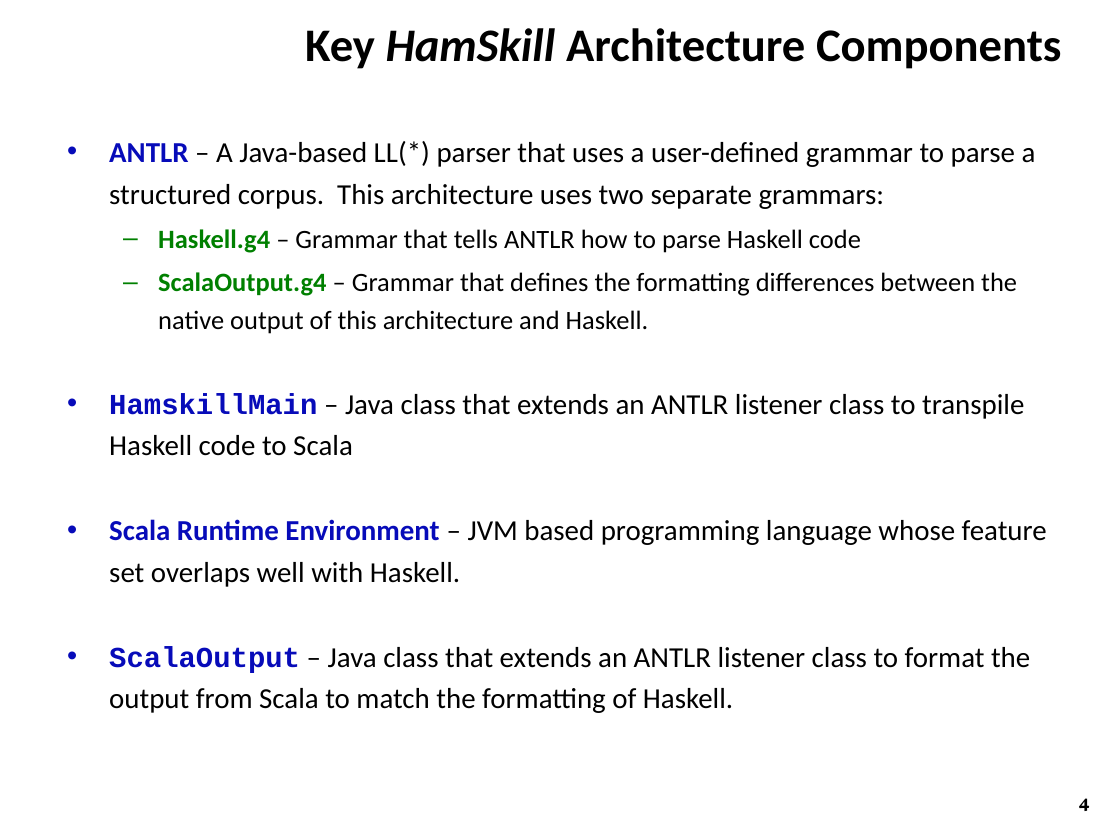
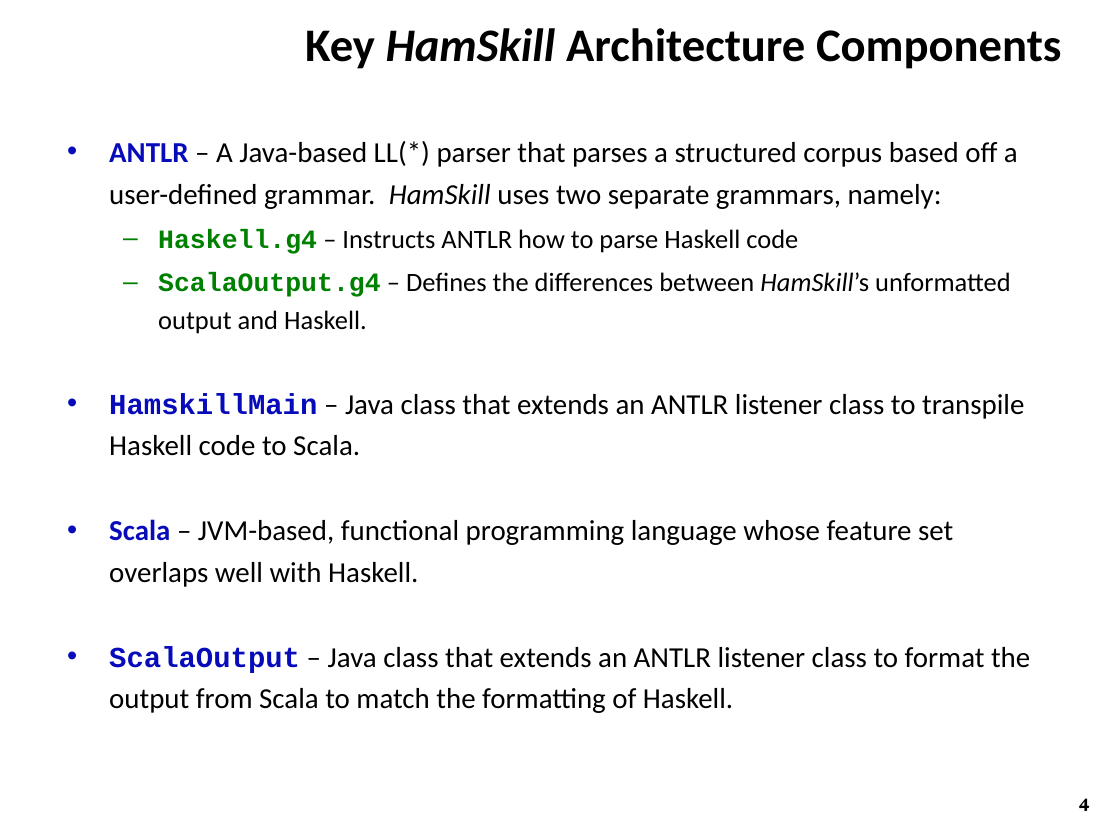
Before and after one commit to ZaydH/CS252, a slide deck: slide 4 of Project/Project_Presentation/Zayd_Hammoudeh_-_HamSkill_Run_Haskell_Anywhere.pptx. Drawn at 1120x840 pixels with LibreOffice and Linux fonts; fonts in the diff are those of the drawing; background and template pictures are left out. Boxes give left, top, right and bottom in pixels: in the first picture for what was removed or moved away, otherwise in the second. Text is boxed around its words. In the diff, an @@ line names an element or a change of style, - is before the commit and + after.

```diff
--- a/Project/Project_Presentation/Zayd_Hammoudeh_-_HamSkill_Run_Haskell_Anywhere.pptx
+++ b/Project/Project_Presentation/Zayd_Hammoudeh_-_HamSkill_Run_Haskell_Anywhere.pptx
@@ text at [109,141,1024,587]: text changed @@
-• ANTLR – A Java-based LL(*) parser that uses a user-defined grammar to parse a structured corpus. This architecture uses two separate grammars:
-  – Haskell.g4 – Grammar that tells ANTLR how to parse Haskell code
-  – ScalaOutput.g4 – Grammar that defines the formatting differences between the native output of this architecture and Haskell.
-• HamskillMain – Java class that extends an ANTLR listener class to transpile Haskell code to Scala
-• Scala Runtime Environment – JVM based programming language whose feature set overlaps well with Haskell.
+• ANTLR – A Java-based LL(*) parser that parses a structured corpus based off a user-defined grammar. HamSkill uses two separate grammars, namely:
+  – Haskell.g4 – Instructs ANTLR how to parse Haskell code
+  – ScalaOutput.g4 – Defines the differences between HamSkill’s unformatted output and Haskell.
+• HamskillMain – Java class that extends an ANTLR listener class to transpile Haskell code to Scala.
+• Scala – JVM-based, functional programming language whose feature set overlaps well with Haskell.
```
Also in this commit, not shown: 5 other slides changed, 3 slides added.
